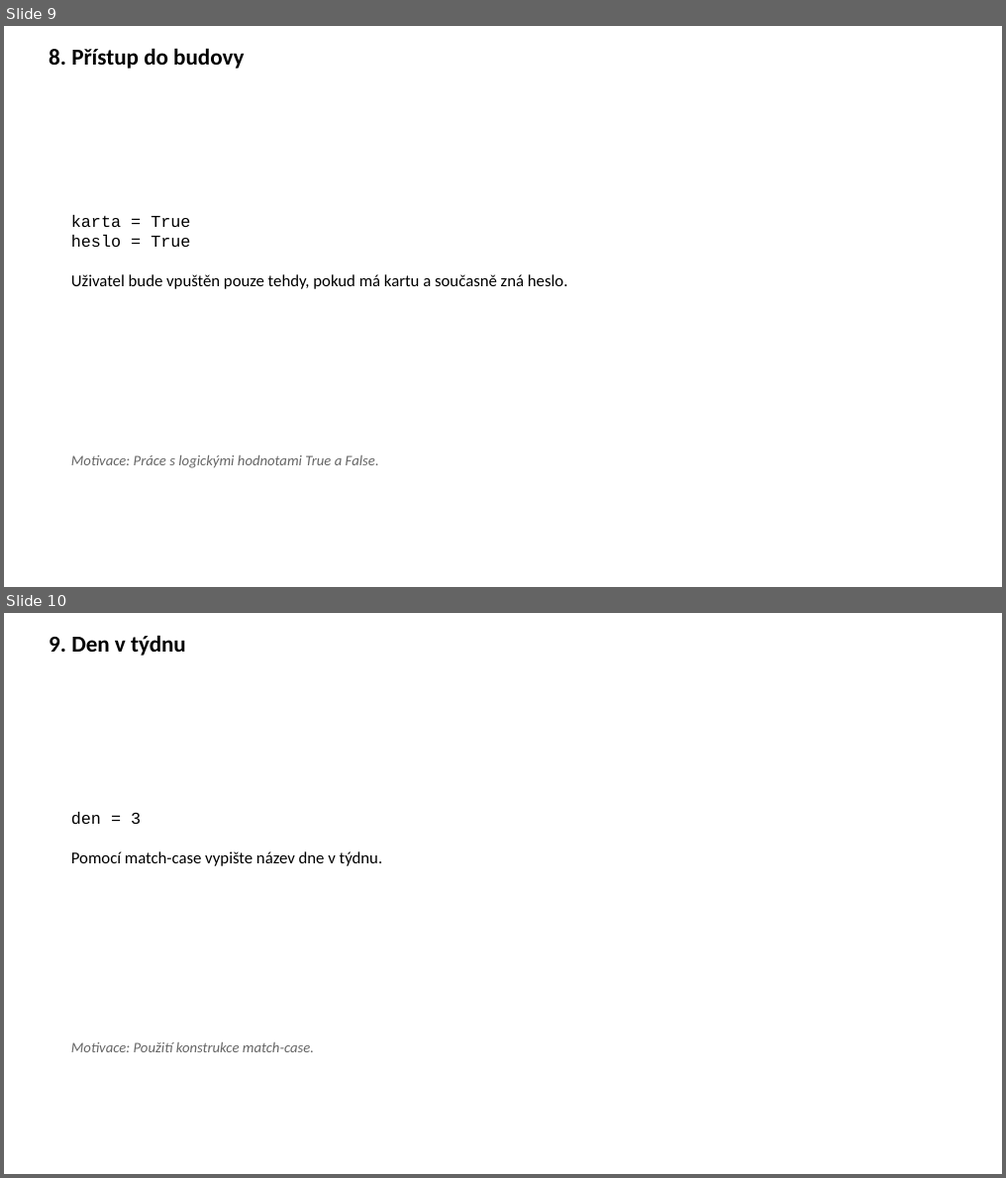
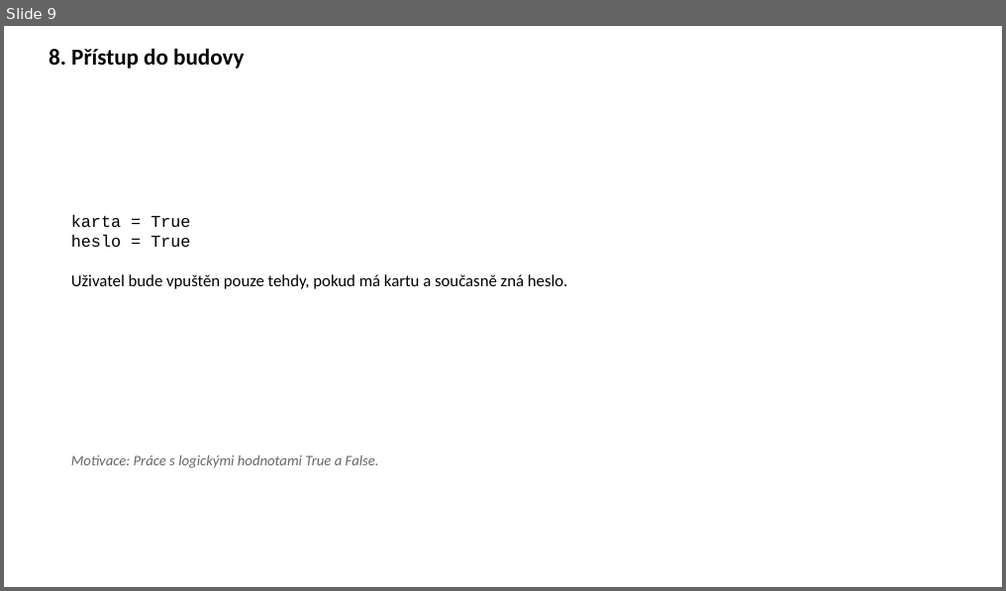
Before and after one commit to k155cvut/uvin, a slide deck: cviceni/cv4/uvin_cv4.pptx. Shown one above the other, each under a label of ours: slides 9 and 10 before the commit, slide 9 after it. The pictures are 1006x1178 and 1006x591 pixels, drawn with LibreOffice and Linux fonts; fonts in the diff are those of the drawing. Boxes give left, top, right and bottom in pixels: in the first picture for what was removed or moved away, otherwise in the second. Text is boxed around its words. In the diff, an @@ line names an element or a change of style, - is before the commit and + after.

```diff
--- a/cviceni/cv4/uvin_cv4.pptx
+++ b/cviceni/cv4/uvin_cv4.pptx
@@ slide 10 removed at <box>4,613,1002,1174</box>, background #FFFFFF @@
@@ text removed at <box>49,635,186,656</box> @@
-9. Den v týdnu
@@ text removed at <box>71,812,383,866</box> @@
-den = 3
-Pomocí match-case vypište název dne v týdnu.
@@ text removed at <box>71,1043,314,1053</box> @@
-Motivace: Použití konstrukce match-case.
```
Also in this commit, not shown: 3 slides changed, 2 slides added, 2 other slides removed, 1 other file.
